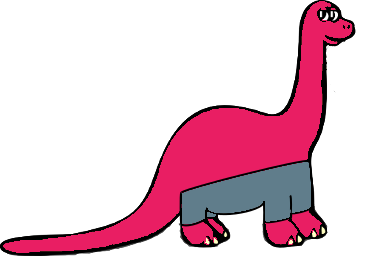
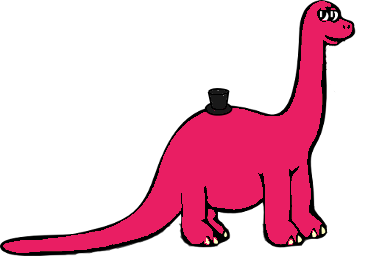
Layered file, before and after one edit (368px x 256px). Changes by layer:
added layer "Pasted Layer" above "jeans" over <box>204,88,233,116</box>
hid "jeans" over <box>179,159,313,227</box>
hid "brown" over <box>0,0,356,256</box>
hid "purple" over <box>0,0,356,256</box>
